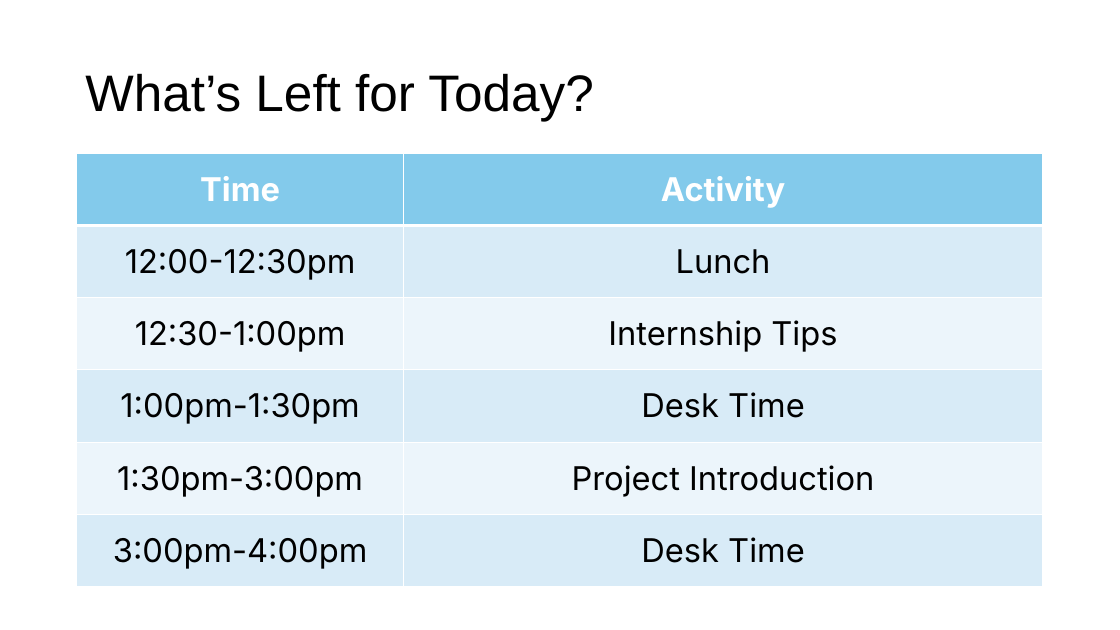
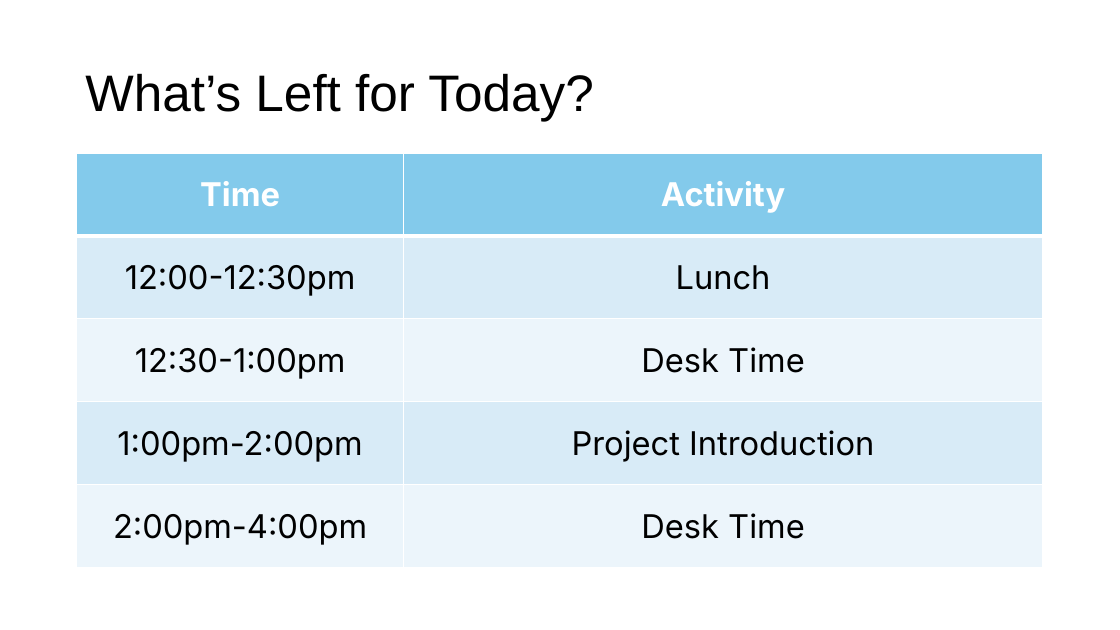
Before and after one commit to hylandtechoutreach/peeke-internship-2025, a slide deck: slide 7 of MeetTeam.pptx. Drawn at 1120x630 pixels with LibreOffice and Linux fonts; fonts in the diff are those of the drawing. Boxes give left, top, right and bottom in pixels: in the first picture for what was removed or moved away, otherwise in the second. Text is boxed around its words. In the diff, an @@ line names an element or a change of style, - is before the commit and + after.

```diff
--- a/MeetTeam.pptx
+++ b/MeetTeam.pptx
@@ table at [77, 153, 1044, 568] @@
-row 3: 12:30-1:00pm | Internship Tips
-row 4: 1:00pm-1:30pm | Desk Time
-row 5: 1:30pm-3:00pm | Project Introduction
-row 6: 3:00pm-4:00pm | Desk Time
+row 3: 12:30-1:00pm | Desk Time
+row 4: 1:00pm-2:00pm | Project Introduction
+row 5: 2:00pm-4:00pm | Desk Time
```
Also in this commit, not shown: 3 other slides changed, 18 other files.
